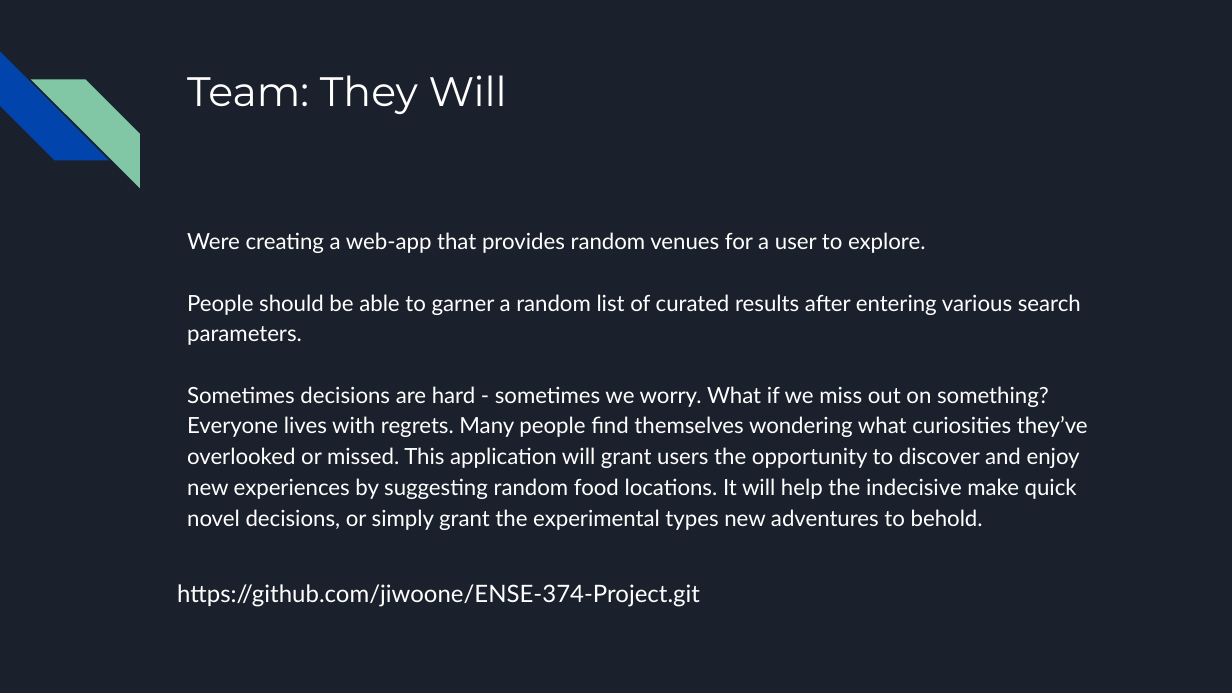
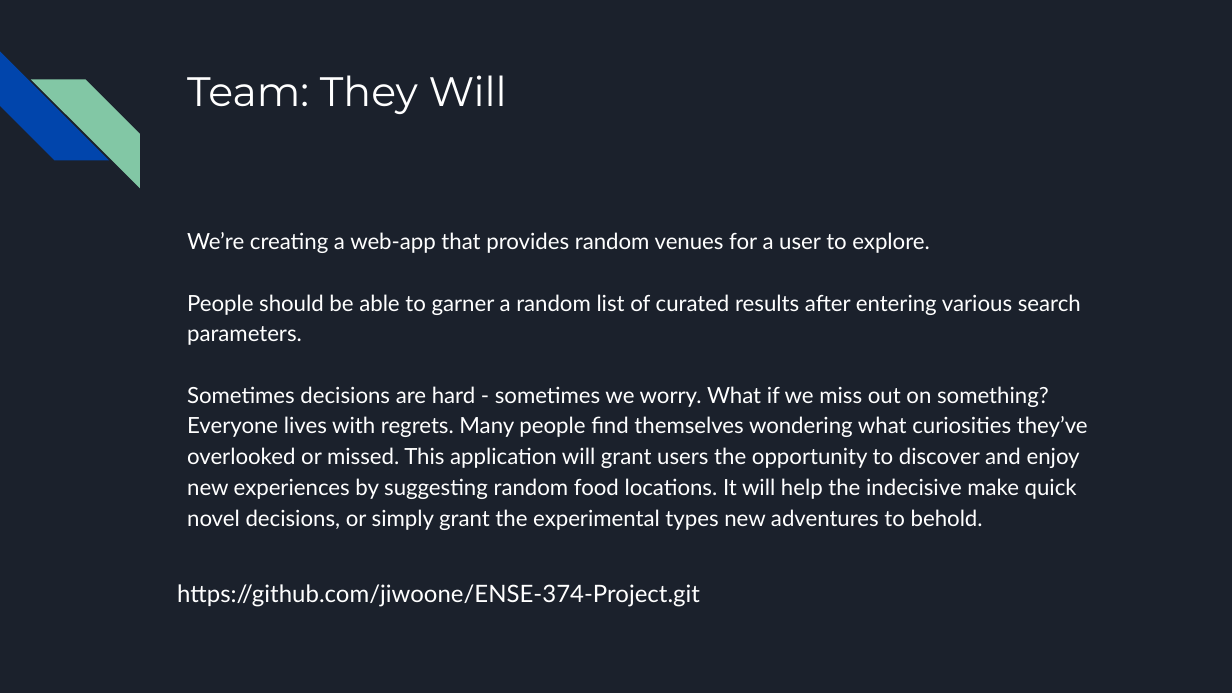
Before and after one commit to brianj-kim/ENSE-374-Project, a slide deck: slide 2 of Milestone#2 Reportouts/Milestone 2 report (WIP).pptx. Drawn at 1232x693 pixels with LibreOffice and Linux fonts; fonts in the diff are those of the drawing. Boxes give left, top, right and bottom in pixels: in the first picture for what was removed or moved away, otherwise in the second. Text is boxed around its words. In the diff, an @@ line names an element or a change of style, - is before the commit and + after.

```diff
--- a/Milestone#2 Reportouts/Milestone 2 report (WIP).pptx
+++ b/Milestone#2 Reportouts/Milestone 2 report (WIP).pptx
@@ text at [187, 232, 929, 253]: text changed @@
-Were creating a web-app that provides random venues for a user to explore.
+We’re creating a web-app that provides random venues for a user to explore.
```
Also in this commit, not shown: 9 other slides changed, 3 slides added, 2 slides removed.
